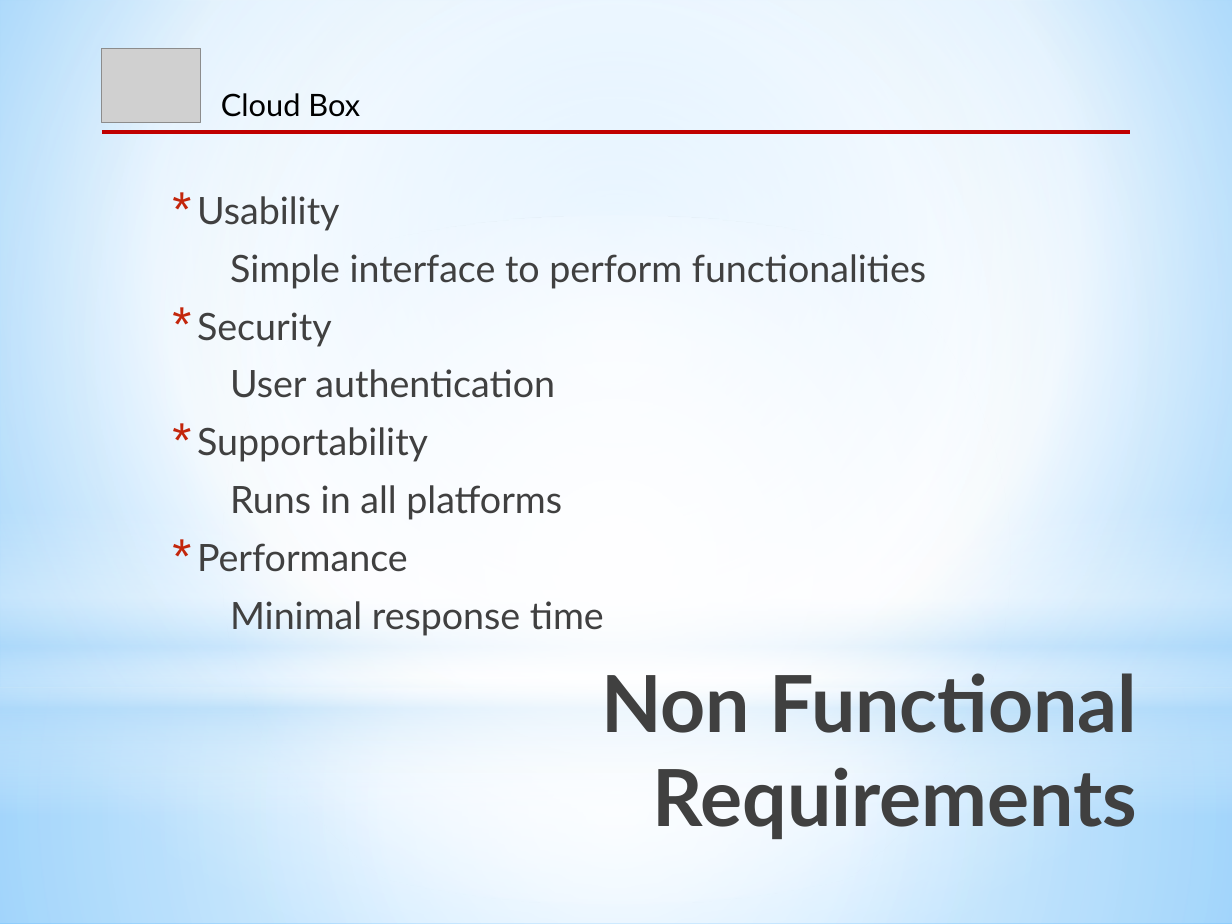
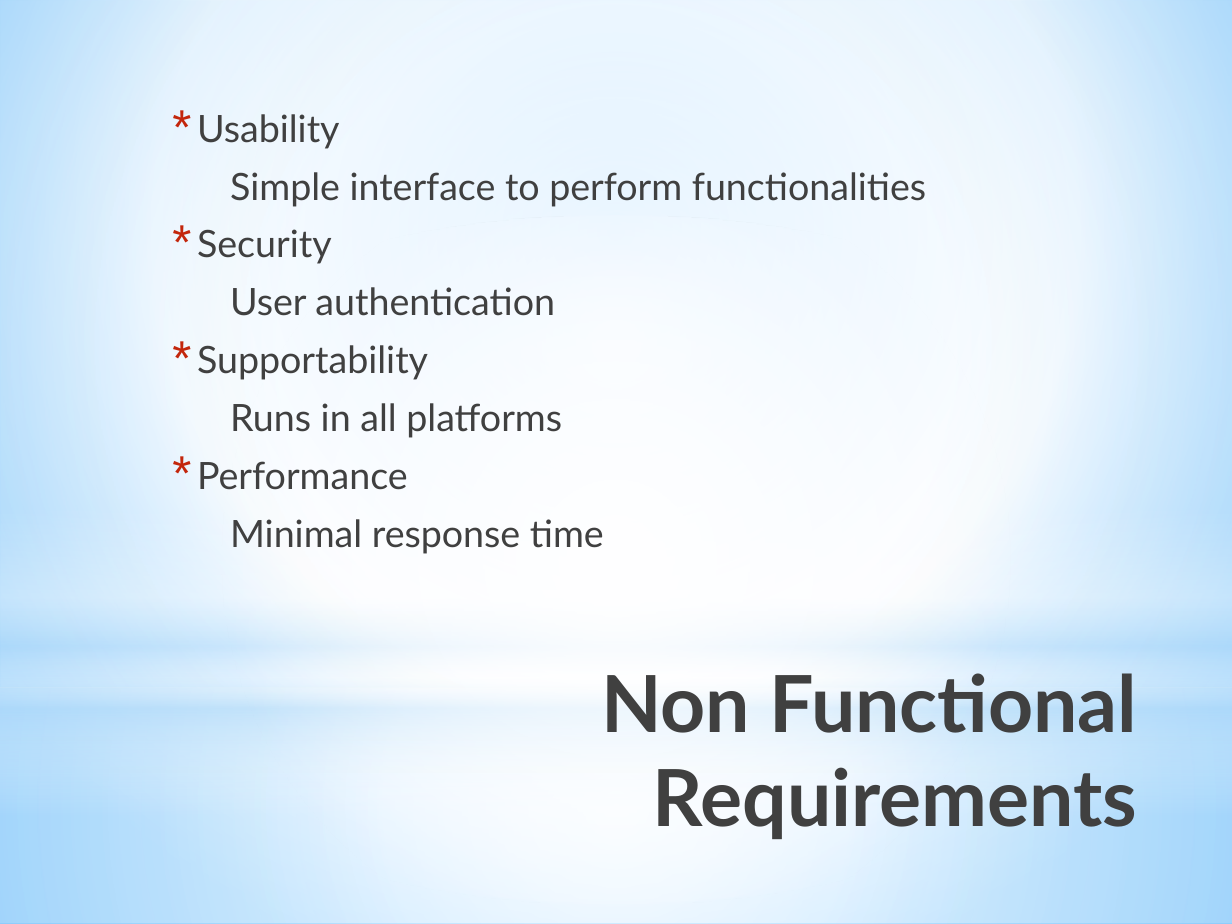
Before and after one commit to CICS525Project/DropboxImpl, a slide deck: slide 3 of Cloud Box_ppt.pptx. Drawn at 1232x924 pixels with LibreOffice and Linux fonts; fonts in the diff are those of the drawing; grey boxes stand for pictures. Boxes give left, top, right and bottom in pixels: in the first picture for what was removed or moved away, otherwise in the second. Text is boxed around its words. In the diff, an @@ line names an element or a change of style, - is before the commit and + after.

```diff
--- a/Cloud Box_ppt.pptx
+++ b/Cloud Box_ppt.pptx
@@ picture removed at box(102, 48, 201, 122) @@
@@ text "Usability": place and size @@
-text "Usability" at box(197, 196, 926, 636)
+text "Usability" at box(197, 114, 926, 554)
@@ text removed at box(221, 93, 360, 117) @@
-Cloud Box
@@ line removed from (102, 132) to (1130, 132) @@
```
Also in this commit, not shown: 13 other slides changed.
